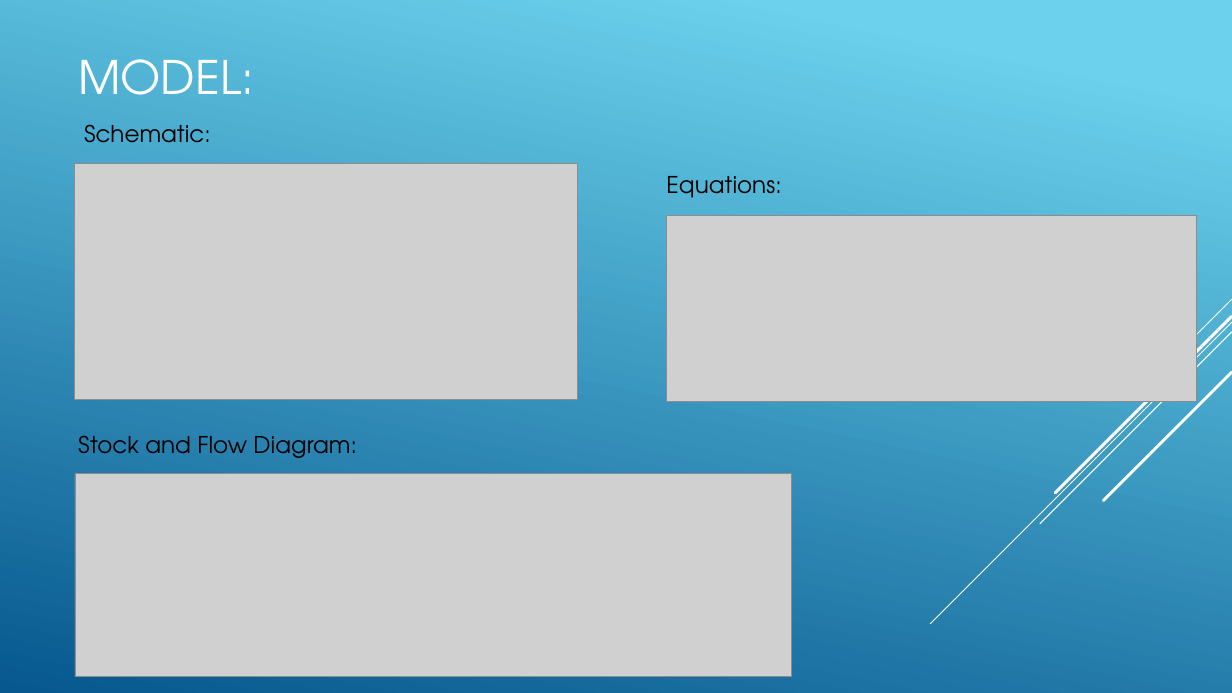
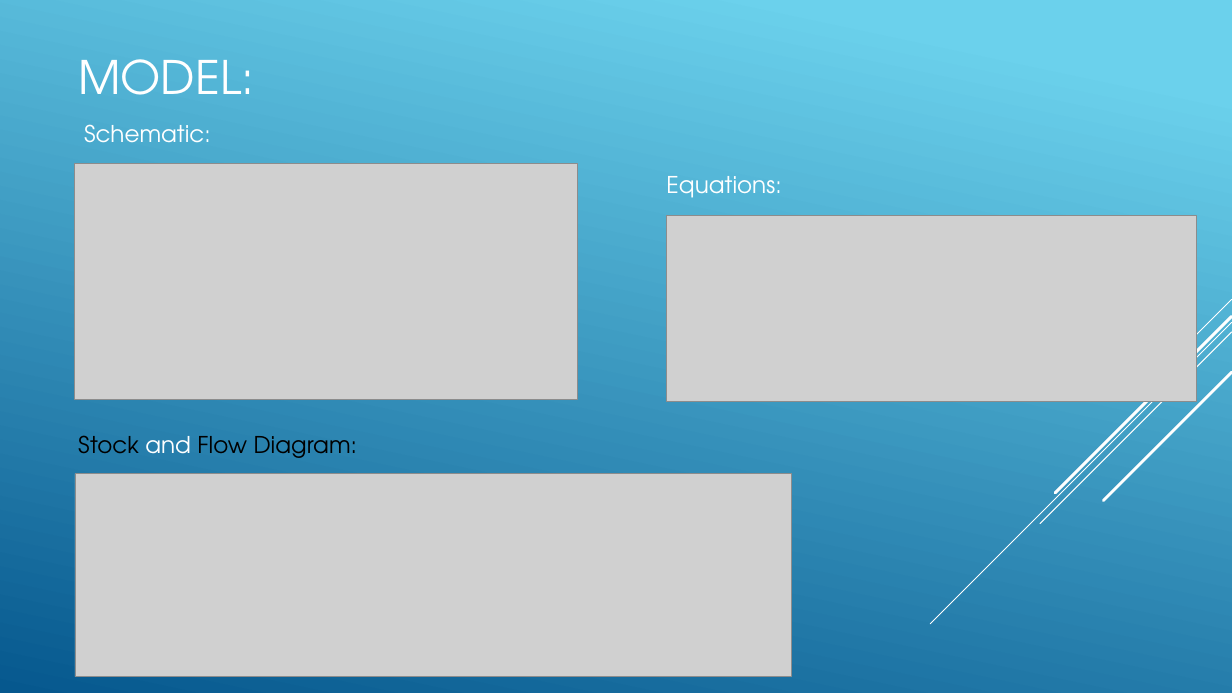
Before and after one commit to drewnotdrew/modsim-thermal-systems, a slide deck: slide 3 of Presentation.pptx. Drawn at 1232x693 pixels with LibreOffice and Linux fonts; fonts in the diff are those of the drawing; grey boxes stand for pictures. Boxes give left, top, right and bottom in pixels: in the first picture for what was removed or moved away, otherwise in the second. Text is boxed around its words. In the diff, an @@ line names an element or a change of style, - is before the commit and + after.

```diff
--- a/Presentation.pptx
+++ b/Presentation.pptx
@@ text "Schematic:" at (84,124,211,143): text colour #000000 to #FFFFFF @@
@@ text "Equations:" at (666,176,781,198): text colour #000000 to #FFFFFF @@
@@ text "Stock and Flow Diagram:" at (78,435,358,458): text colour #000000 to #FFFFFF in "and" @@
```
Also in this commit, not shown: 4 other slides changed, 2 other files.
